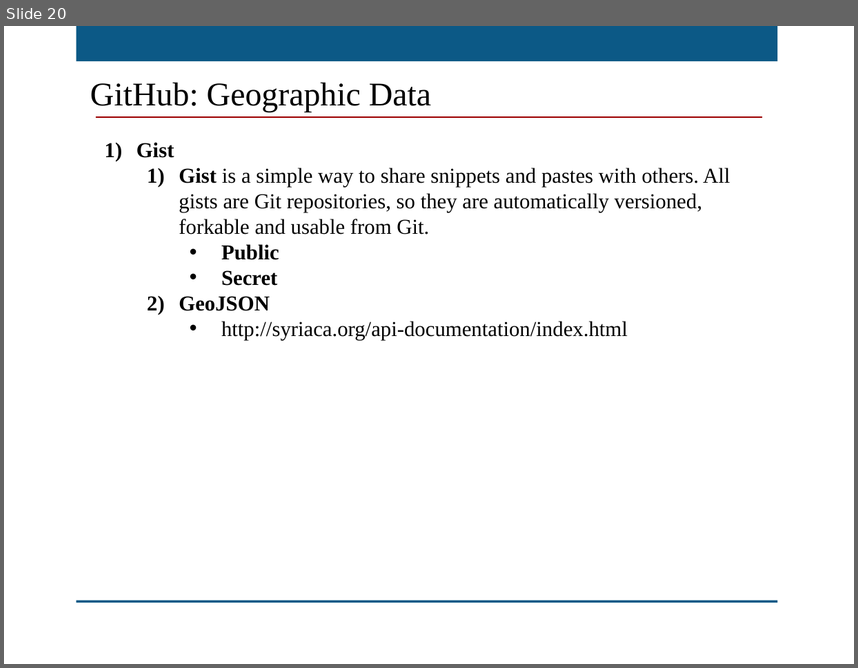
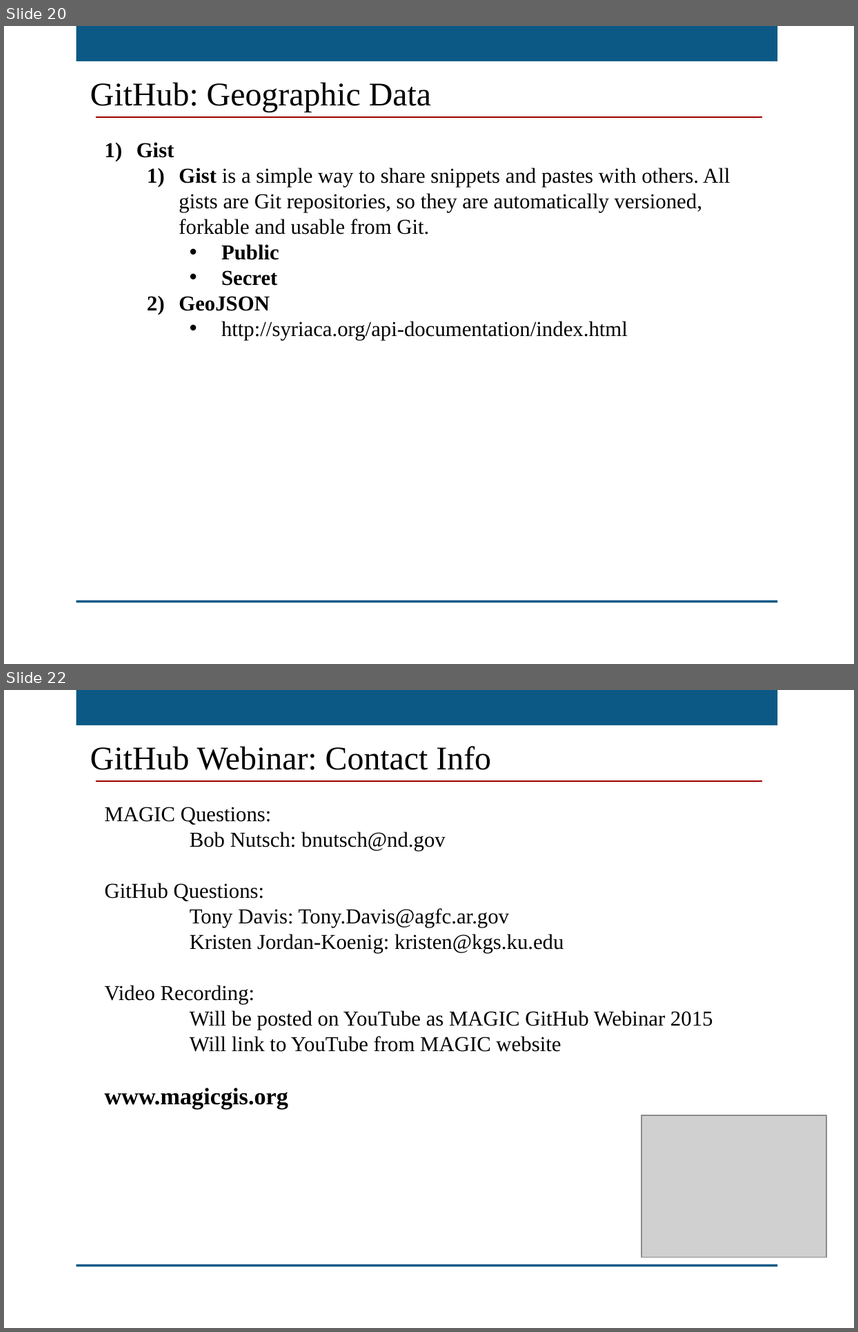
Before and after one commit to kansasgis/GithubWebinar_2015, a slide deck: MAGIC_GitHub_Webinar.pptx. Shown one above the other, each under a label of ours: slide 20 before the commit, slides 20 and 22 after it; the slides between them are not shown. The pictures are 858x668 and 858x1332 pixels, drawn with LibreOffice and Linux fonts; fonts in the diff are those of the drawing; grey boxes stand for pictures; background and template pictures are left out. Boxes give left, top, right and bottom in pixels: in the first picture for what was removed or moved away, otherwise in the second. Text is boxed around its words. In the diff, an @@ line names an element or a change of style, - is before the commit and + after.

```diff
--- a/MAGIC_GitHub_Webinar.pptx
+++ b/MAGIC_GitHub_Webinar.pptx
@@ slide 22 added at (4, 690, 854, 1328), background picture (left out); not listed: 2 template elements that a slide beside it also shows @@
@@ text added at (90, 746, 491, 770), 28 pt, text #000000 @@
+GitHub Webinar: Contact Info
@@ line added from (96, 781) to (762, 781), #9C0001 1.25 pt @@
@@ text added at (105, 807, 713, 1109), 18 pt, text #000000 @@
+MAGIC Questions:
+Bob Nutsch: bnutsch@nd.gov
+GitHub Questions:
+Tony Davis: Tony.Davis@agfc.ar.gov
+Kristen Jordan-Koenig: kristen@kgs.ku.edu
+Video Recording:
+Will be posted on YouTube as MAGIC GitHub Webinar 2015
+Will link to YouTube from MAGIC website
+www.magicgis.org
@@ picture added at (642, 1115, 827, 1257) @@
```
Also in this commit, not shown: 4 slides changed, 1 other slide added.
